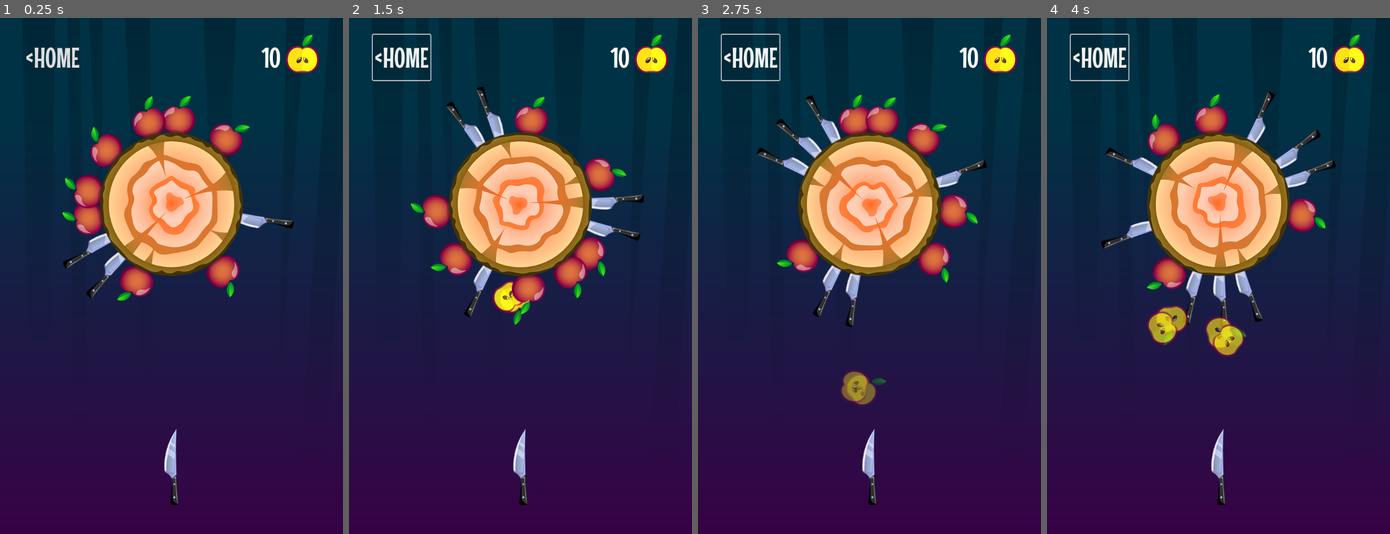
Above: before the commit, frames 1-4 (left to right).
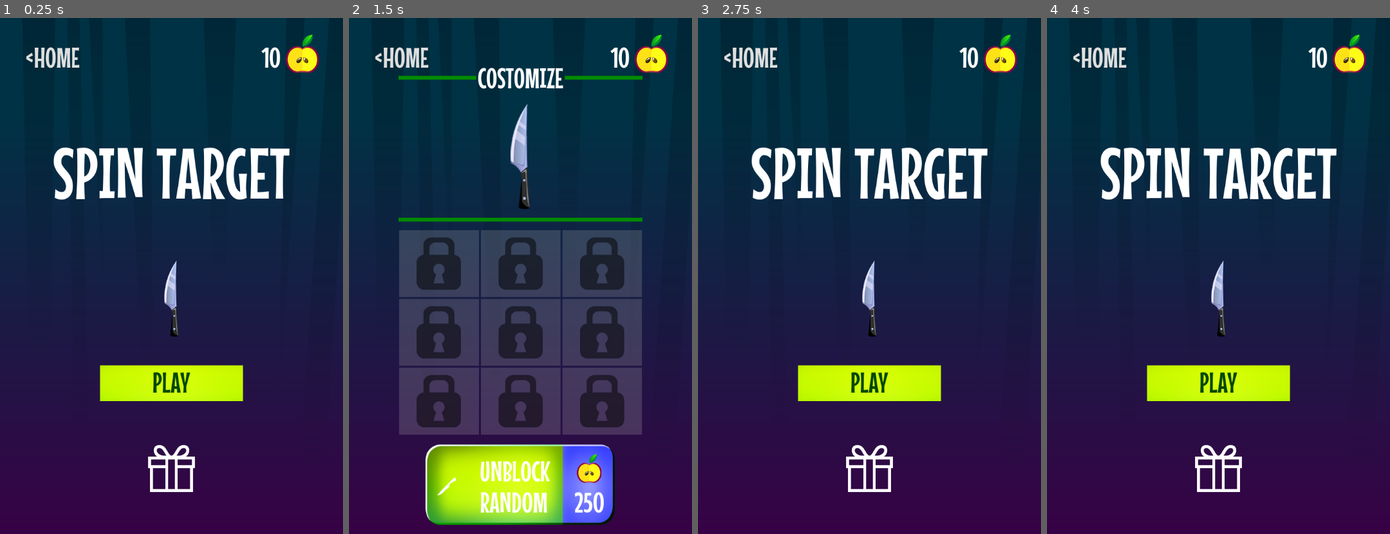
Above: after the commit, the same moments.

Repository: top-it-090304/Spin-Target
Game: Godot game, scene res://scens/start_screen/start_screen.tscn
The game is run twice, just before and just after one commit, with the same random seed, the same clock (stepped at 60 frames per second) and the same inputs. Before the commit the project starts from res://scens/game/game.tscn.
Inputs (mouse positions are in pixels of both pictures, inside the frame that each line leads up to):
- Up to frame 1 (0.25 s): no input
- Up to frame 2 (1.5 s): click "<HOME" at 0.5 s; click (520, 466) at 1.27 s
- Up to frame 3 (2.75 s): click "<HOME" at 2 s
- Up to frame 4 (4 s): click "<HOME" (after the commit: "PLAY") at 2.75 s; click "<HOME" at 3.5 s

The runs differ from the first frame. In frame 1, 19% of the frame differs, in the area x 15-86%, y 15-95%; in frame 2, 40%, in the area x 6-86%, y 3-99%; in frame 3, 19%; in frame 4, 19%.

Commit message:
Добавлена навигация между сценами игры, магазина и старта

Diff:
--- /dev/null
+++ b/spin-target/core/events.gd
@@ -0,0 +1,5 @@
+extends Node
+
+enum LOCATIONS { START, GAME, SHOP }
+
+signal location_changed(location: LOCATIONS)
--- a/spin-target/core/globals.gd
+++ b/spin-target/core/globals.gd
@@ -1,5 +1,17 @@
 extends Node
+
+var location_to_scene := {
+	Events.LOCATIONS.GAME: preload("res://scens/game/game.tscn"),
+	Events.LOCATIONS.START: preload("res://scens/start_screen/start_screen.tscn"),
+	Events.LOCATIONS.SHOP: preload("res://scens/knife_shop/knife_shop.tscn")
+
+}
 
 var rmg := RandomNumberGenerator.new()
 func _ready():
 	rmg.randomize()
+
+	Events.location_changed.connect(handle_location_change)
+
+func handle_location_change(location: Events.LOCATIONS):
+	get_tree().change_scene_to_packed(location_to_scene.get(location))
--- /dev/null
+++ b/spin-target/elements/ui/hud/hud.gd
@@ -0,0 +1,5 @@
+extends CanvasLayer
+
+
+func _on_home_button_pressed() -> void:
+		Events.location_changed.emit(Events.LOCATIONS.START)
--- a/spin-target/elements/ui/hud/hud.tscn
+++ b/spin-target/elements/ui/hud/hud.tscn
@@ -1,6 +1,7 @@
-[gd_scene load_steps=6 format=3 uid="uid://c077xke7ae2bo"]
+[gd_scene load_steps=7 format=3 uid="uid://c077xke7ae2bo"]
 
 [ext_resource type="Texture2D" uid="uid://cxc0eg6ywmqi5" path="res://assets/background.png" id="1_62tqk"]
+[ext_resource type="Script" uid="uid://0dcwwahf0r15" path="res://elements/ui/hud/hud.gd" id="1_n5s42"]
 [ext_resource type="Texture2D" uid="uid://c8avdj5qs1klg" path="res://assets/circle_1.png" id="2_udgck"]
 [ext_resource type="Texture2D" uid="uid://fj11q3al6t66" path="res://assets/boss_ico.png" id="3_2xxep"]
 [ext_resource type="Texture2D" uid="uid://c58bpd5jbr21l" path="res://assets/apple2.png" id="4_n5s42"]
@@ -8,6 +9,7 @@
 
 [node name="HUD" type="CanvasLayer"]
 layer = 5
+script = ExtResource("1_n5s42")
 
 [node name="CanvasLayer" type="CanvasLayer" parent="."]
 layer = -5
@@ -39,7 +41,7 @@
 [node name="HBoxContainer" type="HBoxContainer" parent="MarginContainer/VBoxContainer"]
 layout_mode = 2
 
-[node name="Button" type="Button" parent="MarginContainer/VBoxContainer/HBoxContainer"]
+[node name="HomeButton" type="Button" parent="MarginContainer/VBoxContainer/HBoxContainer"]
 layout_mode = 2
 text = "<HOME"
 flat = true
@@ -141,3 +143,5 @@
 [node name="TextureRect7" type="TextureRect" parent="MarginContainer/VBoxContainer/HBoxContainer2/VBoxContainer"]
 layout_mode = 2
 texture = ExtResource("5_2xxep")
+
+[connection signal="pressed" from="MarginContainer/VBoxContainer/HBoxContainer/HomeButton" to="." method="_on_home_button_pressed"]
--- a/spin-target/elements/ui/restart_overlay/restart_overlay.tscn
+++ b/spin-target/elements/ui/restart_overlay/restart_overlay.tscn
@@ -6,6 +6,75 @@
 [sub_resource type="StyleBoxTexture" id="StyleBoxTexture_obgvw"]
 content_margin_top = 20.0
 texture = ExtResource("1_ffjvh")
+
+[sub_resource type="Animation" id="Animation_obgvw"]
+length = 0.001
+tracks/0/type = "bezier"
+tracks/0/imported = false
+tracks/0/enabled = true
+tracks/0/path = NodePath("MarginContainer/Control/PanelContainer:position:x")
+tracks/0/interp = 1
+tracks/0/loop_wrap = true
+tracks/0/keys = {
+"handle_modes": PackedInt32Array(0),
+"points": PackedFloat32Array(50, -0.25, 0, 0.25, 0),
+"times": PackedFloat32Array(0)
+}
+tracks/1/type = "bezier"
+tracks/1/imported = false
+tracks/1/enabled = true
+tracks/1/path = NodePath("MarginContainer/Control/PanelContainer:position:y")
+tracks/1/interp = 1
+tracks/1/loop_wrap = true
+tracks/1/keys = {
+"handle_modes": PackedInt32Array(0),
+"points": PackedFloat32Array(-550, -0.25, 0, 0.25, 0),
+"times": PackedFloat32Array(0)
+}
+tracks/2/type = "bezier"
+tracks/2/imported = false
+tracks/2/enabled = true
+tracks/2/path = NodePath("TextureRect:modulate:r")
+tracks/2/interp = 1
+tracks/2/loop_wrap = true
+tracks/2/keys = {
+"handle_modes": PackedInt32Array(0),
+"points": PackedFloat32Array(0.556863, -0.15, 0, 0.15, 0),
+"times": PackedFloat32Array(0)
+}
+tracks/3/type = "bezier"
+tracks/3/imported = false
+tracks/3/enabled = true
+tracks/3/path = NodePath("TextureRect:modulate:g")
+tracks/3/interp = 1
+tracks/3/loop_wrap = true
+tracks/3/keys = {
+"handle_modes": PackedInt32Array(0),
+"points": PackedFloat32Array(0.556863, -0.15, 0, 0.15, 0),
+"times": PackedFloat32Array(0)
+}
+tracks/4/type = "bezier"
+tracks/4/imported = false
+tracks/4/enabled = true
+tracks/4/path = NodePath("TextureRect:modulate:b")
+tracks/4/interp = 1
+tracks/4/loop_wrap = true
+tracks/4/keys = {
+"handle_modes": PackedInt32Array(0),
+"points": PackedFloat32Array(0.556863, -0.15, 0, 0.15, 0),
+"times": PackedFloat32Array(0)
+}
+tracks/5/type = "bezier"
+tracks/5/imported = false
+tracks/5/enabled = true
+tracks/5/path = NodePath("TextureRect:modulate:a")
+tracks/5/interp = 1
+tracks/5/loop_wrap = true
+tracks/5/keys = {
+"handle_modes": PackedInt32Array(0),
+"points": PackedFloat32Array(1, -0.15, 0, 0.15, 0),
+"times": PackedFloat32Array(0)
+}
 
 [sub_resource type="Animation" id="Animation_ffjvh"]
 resource_name = "show_overlay"
@@ -77,75 +146,6 @@
 "times": PackedFloat32Array(0, 0.3)
 }
 
-[sub_resource type="Animation" id="Animation_obgvw"]
-length = 0.001
-tracks/0/type = "bezier"
-tracks/0/imported = false
-tracks/0/enabled = true
-tracks/0/path = NodePath("MarginContainer/Control/PanelContainer:position:x")
-tracks/0/interp = 1
-tracks/0/loop_wrap = true
-tracks/0/keys = {
-"handle_modes": PackedInt32Array(0),
-"points": PackedFloat32Array(50, -0.25, 0, 0.25, 0),
-"times": PackedFloat32Array(0)
-}
-tracks/1/type = "bezier"
-tracks/1/imported = false
-tracks/1/enabled = true
-tracks/1/path = NodePath("MarginContainer/Control/PanelContainer:position:y")
-tracks/1/interp = 1
-tracks/1/loop_wrap = true
-tracks/1/keys = {
-"handle_modes": PackedInt32Array(0),
-"points": PackedFloat32Array(-550, -0.25, 0, 0.25, 0),
-"times": PackedFloat32Array(0)
-}
-tracks/2/type = "bezier"
-tracks/2/imported = false
-tracks/2/enabled = true
-tracks/2/path = NodePath("TextureRect:modulate:r")
-tracks/2/interp = 1
-tracks/2/loop_wrap = true
-tracks/2/keys = {
-"handle_modes": PackedInt32Array(0),
-"points": PackedFloat32Array(0.556863, -0.15, 0, 0.15, 0),
-"times": PackedFloat32Array(0)
-}
-tracks/3/type = "bezier"
-tracks/3/imported = false
-tracks/3/enabled = true
-tracks/3/path = NodePath("TextureRect:modulate:g")
-tracks/3/interp = 1
-tracks/3/loop_wrap = true
-tracks/3/keys = {
-"handle_modes": PackedInt32Array(0),
-"points": PackedFloat32Array(0.556863, -0.15, 0, 0.15, 0),
-"times": PackedFloat32Array(0)
-}
-tracks/4/type = "bezier"
-tracks/4/imported = false
-tracks/4/enabled = true
-tracks/4/path = NodePath("TextureRect:modulate:b")
-tracks/4/interp = 1
-tracks/4/loop_wrap = true
-tracks/4/keys = {
-"handle_modes": PackedInt32Array(0),
-"points": PackedFloat32Array(0.556863, -0.15, 0, 0.15, 0),
-"times": PackedFloat32Array(0)
-}
-tracks/5/type = "bezier"
-tracks/5/imported = false
-tracks/5/enabled = true
-tracks/5/path = NodePath("TextureRect:modulate:a")
-tracks/5/interp = 1
-tracks/5/loop_wrap = true
-tracks/5/keys = {
-"handle_modes": PackedInt32Array(0),
-"points": PackedFloat32Array(1, -0.15, 0, 0.15, 0),
-"times": PackedFloat32Array(0)
-}
-
 [sub_resource type="AnimationLibrary" id="AnimationLibrary_k0bwk"]
 _data = {
 &"RESET": SubResource("Animation_obgvw"),
@@ -184,9 +184,9 @@
 anchors_preset = 5
 anchor_left = 0.5
 anchor_right = 0.5
-offset_left = -275.0
+offset_left = 50.0
 offset_top = -550.0
-offset_right = 275.0
+offset_right = 600.0
 offset_bottom = -234.0
 grow_horizontal = 2
 theme_override_styles/panel = SubResource("StyleBoxTexture_obgvw")
--- a/spin-target/project.godot
+++ b/spin-target/project.godot
@@ -11,12 +11,13 @@
 [application]
 
 config/name="Spin Target"
-run/main_scene="uid://bh4stgktopdvk"
+run/main_scene="uid://oo3el222y6iv"
 config/features=PackedStringArray("4.4", "GL Compatibility")
 config/icon="res://icon.svg"
 
 [autoload]
 
+Events="*res://core/events.gd"
 Globals="*res://core/globals.gd"
 
 [display]
--- /dev/null
+++ b/spin-target/scens/start_screen/start_screen.gd
@@ -0,0 +1,8 @@
+extends Control
+
+func _on_button_pressed() -> void:
+	Events.location_changed.emit(Events.LOCATIONS.GAME)
+
+
+func _on_texture_button_pressed() -> void:
+	Events.location_changed.emit(Events.LOCATIONS.SHOP)
--- a/spin-target/scens/start_screen/start_screen.tscn
+++ b/spin-target/scens/start_screen/start_screen.tscn
@@ -1,6 +1,7 @@
-[gd_scene load_steps=5 format=3 uid="uid://oo3el222y6iv"]
+[gd_scene load_steps=6 format=3 uid="uid://oo3el222y6iv"]
 
 [ext_resource type="PackedScene" uid="uid://c077xke7ae2bo" path="res://elements/ui/hud/hud.tscn" id="1_eynv1"]
+[ext_resource type="Script" uid="uid://dopcunx4t8oe4" path="res://scens/start_screen/start_screen.gd" id="1_ojk3x"]
 [ext_resource type="Texture2D" uid="uid://cso6wdxm7tlg8" path="res://assets/knife1.png" id="2_kx7h7"]
 [ext_resource type="StyleBox" uid="uid://cbn128gejjir" path="res://styles/Butten.stylebox" id="3_6yeio"]
 [ext_resource type="Texture2D" uid="uid://dl8yjyw3eu6tm" path="res://assets/gift-ico.png" id="4_6yeio"]
@@ -12,6 +13,7 @@
 anchor_bottom = 1.0
 grow_horizontal = 2
 grow_vertical = 2
+script = ExtResource("1_ojk3x")
 
 [node name="HUD" parent="." instance=ExtResource("1_eynv1")]
 
@@ -76,3 +78,6 @@
 layout_mode = 2
 texture_normal = ExtResource("4_6yeio")
 stretch_mode = 5
+
+[connection signal="pressed" from="MarginContainer/VBoxContainer/CenterContainer2/Button" to="." method="_on_button_pressed"]
+[connection signal="pressed" from="MarginContainer/VBoxContainer/CenterContainer3/TextureButton" to="." method="_on_texture_button_pressed"]
Not shown, added: spin-target/core/events.gd.uid
Not shown, added: spin-target/elements/ui/hud/hud.gd.uid
Not shown, added: spin-target/scens/start_screen/start_screen.gd.uid
